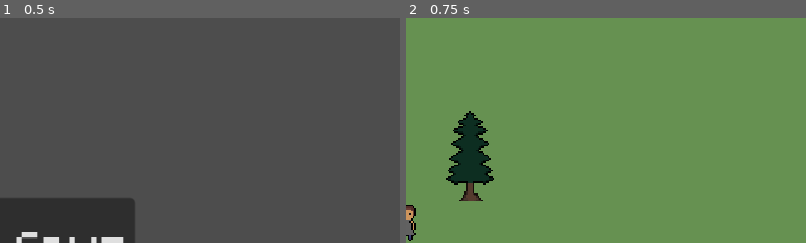
Above: before the commit, frames 1-2 (left to right).
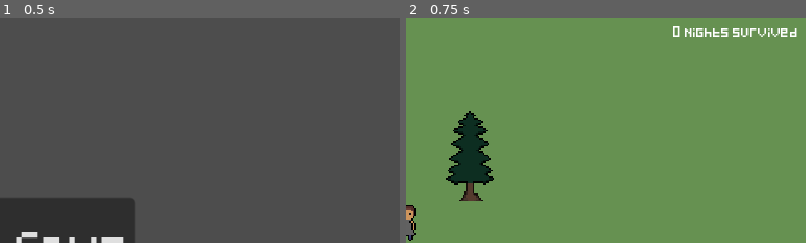
Above: after the commit, the same moments.

Repository: StormLight14/nightfall-mirror
Game: Godot game, scene res://menus/main/main_menu.tscn
The game is run twice, just before and just after one commit, with the same random seed, the same clock (stepped at 60 frames per second) and the same inputs.
Inputs:
- Up to frame 1 (0.5 s): no input
- Up to frame 2 (0.75 s): click "Start Game" at 0.5 s
The pictures show only the part of the screen within x 50-100%, y 0-50%; the shares and areas given below are measured in that part.

Frame 1 is identical in both runs. In frame 2, 0.7% of the frame differs, in the area x 66-98%, y 3-9%.

Commit message:
implement nights survived Ui component

Diff:
--- a/entities/player/player.tscn
+++ b/entities/player/player.tscn
@@ -7,6 +7,7 @@
 [ext_resource type="Texture2D" uid="uid://brd86db0f7d1t" path="res://entities/player/player_right.png" id="4_i1yiq"]
 [ext_resource type="PackedScene" uid="uid://dwqj00t0hm3mp" path="res://ui/inventory/hotbar.tscn" id="4_iq7yn"]
 [ext_resource type="Texture2D" uid="uid://cwcxp6biq5lt1" path="res://entities/player/player_up.png" id="5_t62uw"]
+[ext_resource type="PackedScene" uid="uid://cik4vnx1ai6jm" path="res://ui/nights_survived.tscn" id="8_0ob6a"]
 
 [sub_resource type="Gradient" id="Gradient_vxpyq"]
 interpolation_mode = 2
@@ -127,5 +128,7 @@
 offset_right = 163.0
 offset_bottom = 26.0
 
+[node name="NightsSurvived" parent="GameUI" instance=ExtResource("8_0ob6a")]
+
 [connection signal="area_entered" from="PickupArea" to="." method="_on_pickup_area_area_entered"]
 [connection signal="area_exited" from="PickupArea" to="." method="_on_pickup_area_area_exited"]
--- a/globals/Player.gd
+++ b/globals/Player.gd
@@ -5,8 +5,11 @@
 var inventory := []
 var selected_hotbar_slot_id = 0 # 0, 1, 2, 3
 
+var nights_survived := 0
+
 signal inventory_updated
 signal changed_hotbar_selection
+signal night_ended
 
 func _ready():
 	for _i in range(Player.INVENTORY_SIZE):
--- a/scenes/main/island.gd
+++ b/scenes/main/island.gd
@@ -8,8 +8,8 @@
 	%Path.update_full_tileset()
 	daytime()
 	#%AnimationPlayer.speed_scale = 15 # for testing night
+	#%DaylightCycleTimer.wait_time /= 15
 	%AnimationPlayer.play("turn_night")
-	pass
 
 func _process(_delta) -> void:
 	if Input.is_action_just_pressed("turn_day"):
@@ -40,4 +40,6 @@
 		%AnimationPlayer.play("turn_night")
 	else:
 		is_day = true
+		Player.nights_survived += 1
+		Player.night_ended.emit()
 		%AnimationPlayer.play("turn_day")
--- a/scenes/main/island.tscn
+++ b/scenes/main/island.tscn
@@ -284,12 +284,12 @@
 
 [node name="LevelLighting" type="CanvasModulate" parent="."]
 unique_name_in_owner = true
-color = Color(0.501961, 0.501961, 0.501961, 1)
+color = Color(0, 0, 0, 1)
 
 [node name="Sun" type="DirectionalLight2D" parent="."]
 unique_name_in_owner = true
 rotation = -0.897099
-energy = 0.5
+energy = 0.0
 shadow_enabled = true
 shadow_filter = 1
 
@@ -320,9 +320,6 @@
 unique_name_in_owner = true
 position = Vector2(7, 11)
 
-[node name="NightLight" parent="Objects/Player" index="0"]
-energy = 0.0
-
 [node name="Hotbar" parent="Objects/Player/GameUI" index="1"]
 offset_left = 0.0
 offset_top = 0.0
--- /dev/null
+++ b/ui/nights_survived.gd
@@ -0,0 +1,8 @@
+extends MarginContainer
+
+func _ready():
+	Player.night_ended.connect(update_label)
+	update_label()
+
+func update_label():
+	$Label.text = str(Player.nights_survived) + " night" + ("s" if Player.nights_survived != 1 else "") + " survived"
--- /dev/null
+++ b/ui/nights_survived.tscn
@@ -0,0 +1,16 @@
+[gd_scene load_steps=2 format=3 uid="uid://cik4vnx1ai6jm"]
+
+[ext_resource type="Script" path="res://ui/nights_survived.gd" id="1_gv17t"]
+
+[node name="NightsSurvived" type="MarginContainer"]
+anchors_preset = 10
+anchor_right = 1.0
+offset_bottom = 12.0
+grow_horizontal = 2
+theme_override_constants/margin_right = 5
+script = ExtResource("1_gv17t")
+
+[node name="Label" type="Label" parent="."]
+layout_mode = 2
+theme_override_font_sizes/font_size = 5
+horizontal_alignment = 2
Not shown: 1 places in entities/player/player.tscn that only renumber resources
Not shown, added: ui/nig85BD.tmp
Not shown, added: ui/nig98D8.tmp
